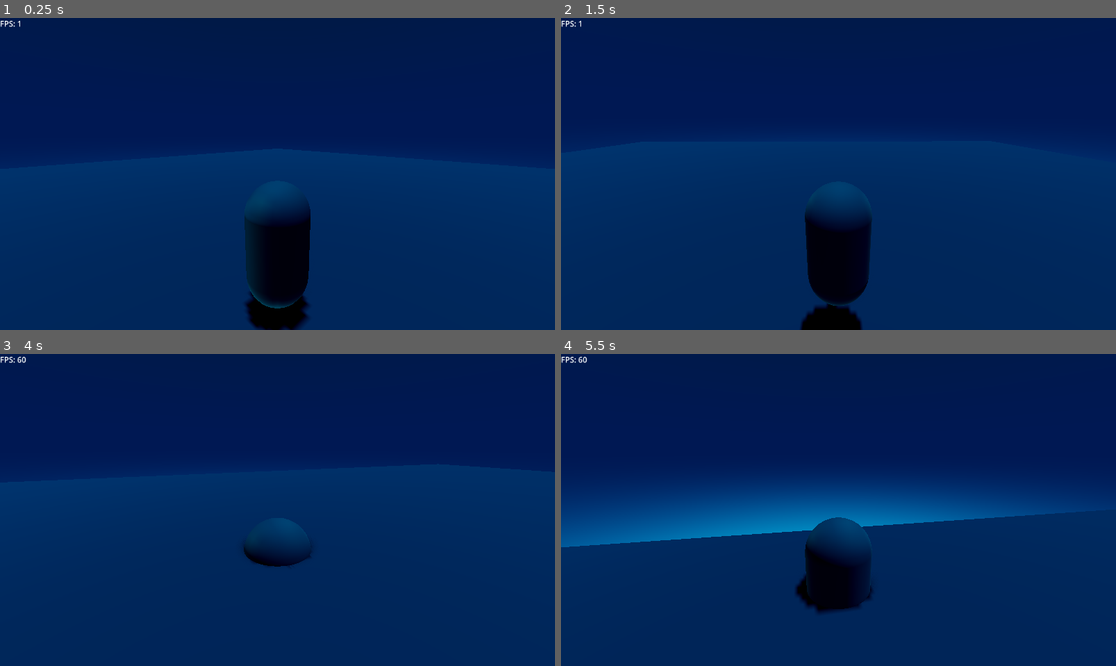
Above: before the commit, frames 1-4 (two rows, left to right).
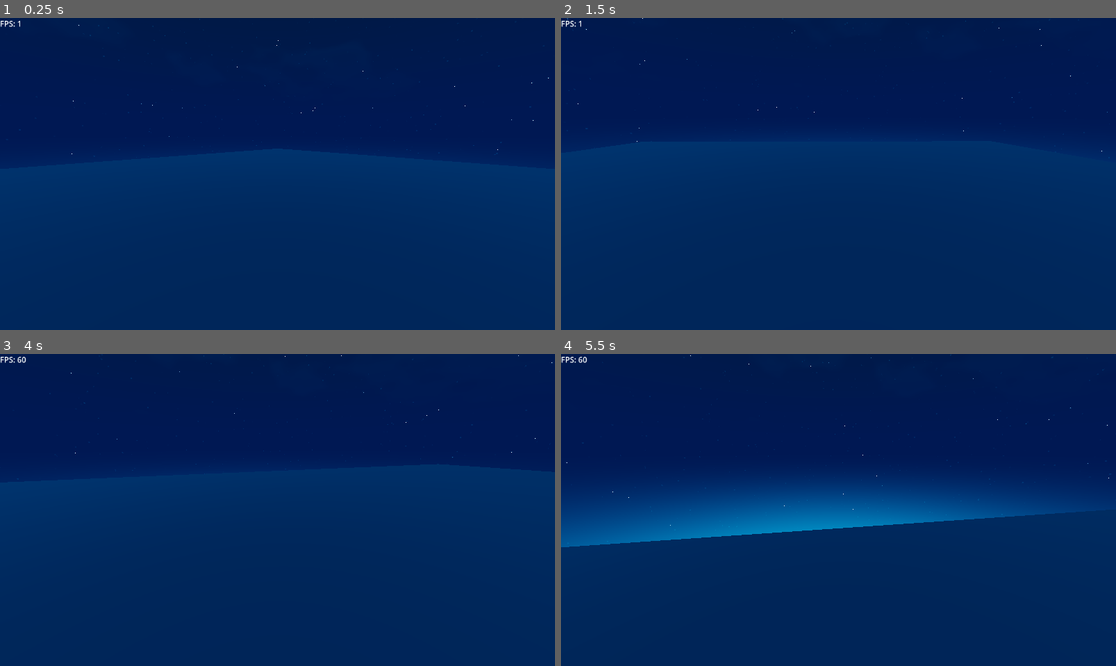
Above: after the commit, the same moments.

Repository: Marsh1173/godot-templates
Game: Godot game, scene res://map-template/demo/map-demo.tscn
The game is run twice, just before and just after one commit, with the same random seed, the same clock (stepped at 60 frames per second) and the same inputs.
Inputs (mouse positions are in pixels of both pictures, inside the frame that each line leads up to):
- Up to frame 1 (0.25 s): no input
- Up to frame 2 (1.5 s): tap Enter at 0.5 s; move the mouse to (960, 158) at 0.52 s; hold D (move-right) 0.53-1.28 s; hold F (interact) 0.53-1.28 s; click (960, 158) at 0.67 s; tap Space (jump) at 0.77, 1.25 s; move the mouse to (810, 174) at 1.27 s; hold W (move-forward) from 1.28 s (still down); tap Ctrl (roll) at 1.35 s
- Up to frame 3 (4 s): keep holding W (move-forward); tap Space (jump) at 1.52, 3.02, 3.77 s; move the mouse to (288, 503) at 2.02 s; hold Shift (sprint) 2.03-2.78 s; move the mouse to (271, 516) at 2.77 s; tap E at 2.85 s; click (271, 516) at 2.92 s; tap Enter at 3.5 s; move the mouse to (316, 513) at 3.52 s; tap Q at 3.6 s
- Up to frame 4 (5.5 s): keep holding W (move-forward); tap Space (jump) at 4.25, 4.52 s; move the mouse to (794, 506) at 4.27 s; tap F (interact) at 4.35 s; move the mouse to (844, 510) at 5.02 s; hold Ctrl (roll) from 5.03 s (still down); click (844, 510) at 5.17 s

The runs differ from the first frame. In frame 1, 4.2% of the frame differs, in the area x 12-99%, y 0-100%; in frame 2, 3.8%; in frame 3, 0.6%; in frame 4, 2.6%.

Commit message:
Stars and clouds

Diff:
--- a/map-template/demo/observer/observer.tscn
+++ b/map-template/demo/observer/observer.tscn
@@ -10,9 +10,11 @@
 script = ExtResource("1_770gj")
 
 [node name="CollisionShape3D" type="CollisionShape3D" parent="." unique_id=963910992]
+visible = false
 shape = SubResource("CapsuleShape3D_tnnq0")
 
 [node name="MeshInstance3D" type="MeshInstance3D" parent="." unique_id=803743968]
+visible = false
 mesh = SubResource("CapsuleMesh_770gj")
 
 [node name="CameraPivot" type="Node3D" parent="." unique_id=383430667]
--- a/map-template/environment/environment.gd
+++ b/map-template/environment/environment.gd
@@ -10,7 +10,8 @@
 
 func _process(delta: float):
 	time += delta
-	#time = 50
+	#time = 35 # Lock to morning
+
 	var time_percent: float = fposmod(time, day_len_in_seconds) / day_len_in_seconds
 	_update_sky(time_percent)
 	_update_sun_and_moon(time_percent)
--- a/map-template/environment/sky-shader-material.tres
+++ b/map-template/environment/sky-shader-material.tres
@@ -16,4 +16,9 @@
 shader_parameter/sun_blur = 10.0
 shader_parameter/moon_size = 0.04
 shader_parameter/moon_blur = 10.0
-shader_parameter/moon_crescent_offset = 0.024000004399879996
+shader_parameter/moon_crescent_offset = 0.02400000439987999
+shader_parameter/star_threshold = 0.995
+shader_parameter/star_size = 0.2
+shader_parameter/star_glow_intensity = 0.2
+shader_parameter/star_twinkle_speed = 1.3
+shader_parameter/star_color = Color(1, 1, 1, 1)
--- a/map-template/environment/sky-shader.gdshader
+++ b/map-template/environment/sky-shader.gdshader
@@ -1,4 +1,7 @@
 shader_type sky;
+
+// cloud credits https://www.shadertoy.com/view/NlKGWK https://gemini.google.com/app/bb4e659bd960ac82
+// star credits https://www.shadertoy.com/view/ldlcRf https://gemini.google.com/app/ad4c60f80d2cb15d
 
 // Sky color uniforms
 uniform vec3 zenith_color : source_color;
@@ -18,11 +21,36 @@
 uniform float moon_blur : hint_range(0.01, 20.0) = 10.0;
 uniform float moon_crescent_offset : hint_range(-0.1, 0.1) = 0.01;
 
+// --- STAR UNIFORMS ---
+uniform float star_threshold : hint_range(0.0, 1.0) = 0.995; // How many stars
+uniform float star_size : hint_range(0.0, 1.0) = 0.2;      // How big the dots are
+uniform float star_glow_intensity : hint_range(0.0, 5.0) = 0.2;
+uniform float star_twinkle_speed : hint_range(0.0, 10.0) = 1.3;
+uniform vec3 star_color : source_color = vec3(1.0, 1.0, 1.0);
+
+// --- CLOUD UNIFORMS (Add these at the top) ---
+uniform float cloud_scale : hint_range(0.1, 2.0) = 0.15;
+uniform float cloud_speed : hint_range(0.0, 0.1) = 0.0025;
+uniform float cloud_edge : hint_range(0.0, 1.0) = 0.25;
+uniform vec3 cloud_color : source_color = vec3(1.0, 1.0, 1.0);
+
+// Helper for cloud rotation
+mat2 rot(float a) {
+    return mat2(vec2(cos(a), sin(a)), vec2(-sin(a), cos(a)));
+}
+
 // A simple high-frequency hash function
 float hash(vec2 p) {
 	p  = fract(p * vec2(123.34, 456.21));
 	p += dot(p, p + 45.32);
 	return fract(p.x * p.y);
+}
+
+// A more robust 3D Hash that handles large coordinates better
+float stable_hash3(vec3 p) {
+	p = fract(p * vec3(0.1031, 0.1030, 0.0973));
+	p += dot(p, p.yxz + 33.33);
+	return fract((p.x + p.y) * p.z);
 }
 
 void sky() {
@@ -72,6 +100,77 @@
     float moon_glow = exp(-moon_dot * moon_blur);
     vec3 final_moon = moon_color * (crescent + moon_glow);
 
+	// --- IMPROVED STARS ---
+
+	// 1. Create a stable grid in world space
+	// Using a slightly lower scale (200 instead of 500) helps with precision/scrambling
+	vec3 star_grid = EYEDIR * 250.0;
+	vec3 id = floor(star_grid);
+	vec3 f = fract(star_grid) - 0.5; // Center the star in the grid cell
+
+	// 2. Unique ID for each star
+	float star_noise = stable_hash3(id);
+
+	// 3. Twinkle Logic
+	// We multiply the noise by a HUGE prime number so every star is on a different phase
+	float twinkle = sin(TIME * star_twinkle_speed + (star_noise * 9876.54)) * 0.5 + 0.5;
+
+	// 4. Star Shape and Glow
+	// Distance from the pixel to the center of the grid cell
+	float dist = length(f);
+
+	// The Core: A very tight, bright spot
+	float core = smoothstep(star_size, star_size * 0.5, dist);
+
+	// The Glow: A wider, soft falloff using inverse square (more realistic)
+	// We boost the glow so it's actually visible against the sky
+	float glow = (0.02 / (dist + 0.05)) * star_glow_intensity;
+
+	// 5. Thresholding
+	// Only draw the star if the random noise for this cell is high enough
+	float star_mask = step(star_threshold, star_noise);
+
+	// 6. Final Integration
+	// Increase the multiplier (e.g., 5.0) to make them pop!
+	float day_fade = clamp(1.0 - (sun_direction.y * 4.0), 0.0, 1.0);
+	vec3 final_stars = star_color * (core + glow) * star_mask * twinkle * day_fade * 5.0;
+
+	// --- CLOUD LOGIC ---
+	float cloud_density = 0.0;
+	// We use EYEDIR.xz for the horizontal plane and project the sphere
+	vec2 cloud_p = EYEDIR.xz / (max(EYEDIR.y, 0.0) + 0.3);
+	cloud_p *= cloud_scale;
+	cloud_p.x += TIME * cloud_speed;
+
+	// Iterative Sine-based Noise loop
+	for(float s = 200.0; s > 10.0; s *= 0.8) {
+	    cloud_p *= rot(s);
+	    cloud_p += s;
+	    // Accumulate sine waves
+	    cloud_density += abs(dot(sin(cloud_p * s + TIME * 0.02) / s, vec2(1.65)));
+	}
+
+	// Shape the clouds (thresholding)
+	float cloud_mask = cloud_density * smoothstep(cloud_edge + 0.1, cloud_edge, cloud_density - 0.095);
+	// Fade clouds near horizon so they don't look like a flat cap
+	float horizon_fade = smoothstep(0.05, 0.4, EYEDIR.y);
+
+	// 1. Calculate a "daylight factor"
+	// sun_direction.y is 1.0 at noon and -1.0 at midnight.
+	// We use sat() or clamp() to keep the value between 0.0 and 1.0.
+	float day_factor = clamp(sun_direction.y, 0.0, 1.0);
+
+	// 2. Define your night and day transparency targets
+	float night_trans = 0.03;
+	float day_trans = 0.3;
+
+	// 3. Interpolate between the two based on the sun's position
+	float cloud_alpha = mix(night_trans, day_trans, day_factor);
+
+	// 4. Apply this to your final cloud color
+	// Use the flattened coordinates and horizon fade we discussed earlier
+	vec3 final_clouds = cloud_mask * horizon_fade * cloud_color * cloud_alpha;
+
 	// Make the final color
-	COLOR = final_color + final_sun + final_moon;
+	COLOR = final_color + final_sun + final_moon + final_stars + final_clouds;
 }
